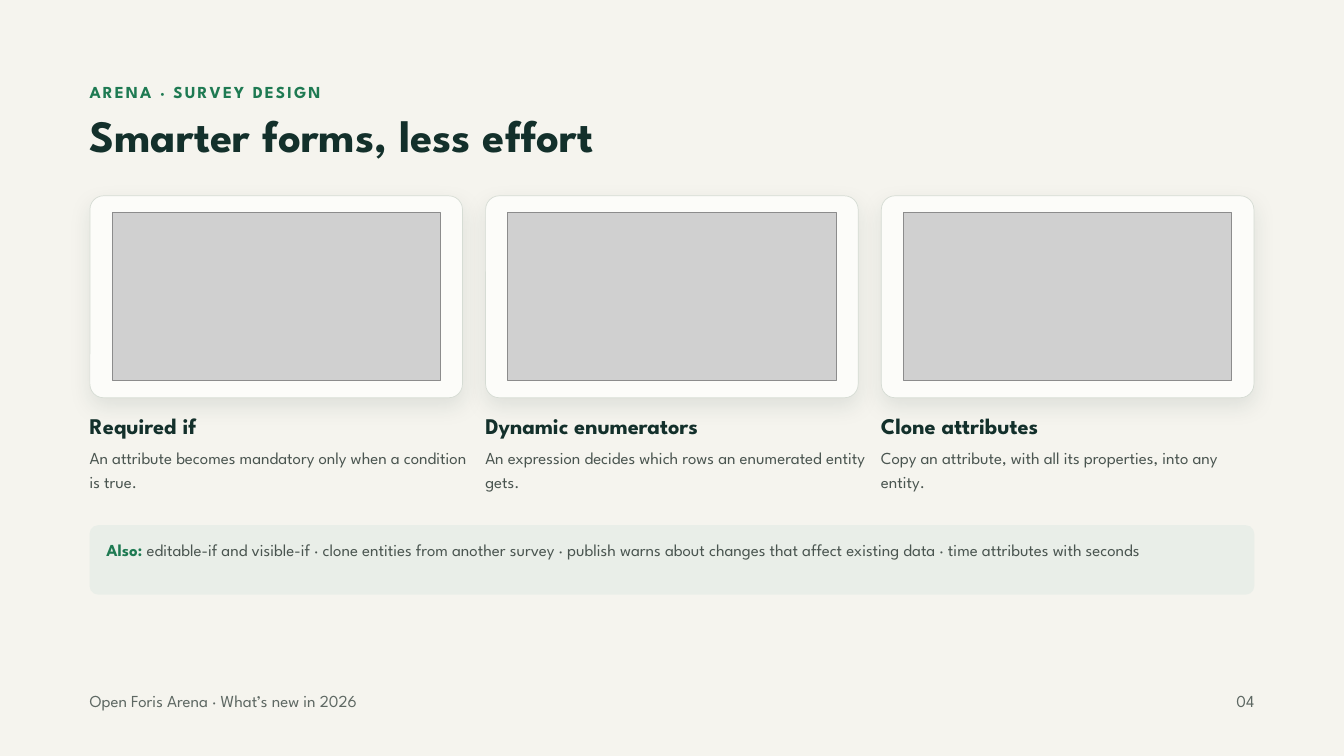
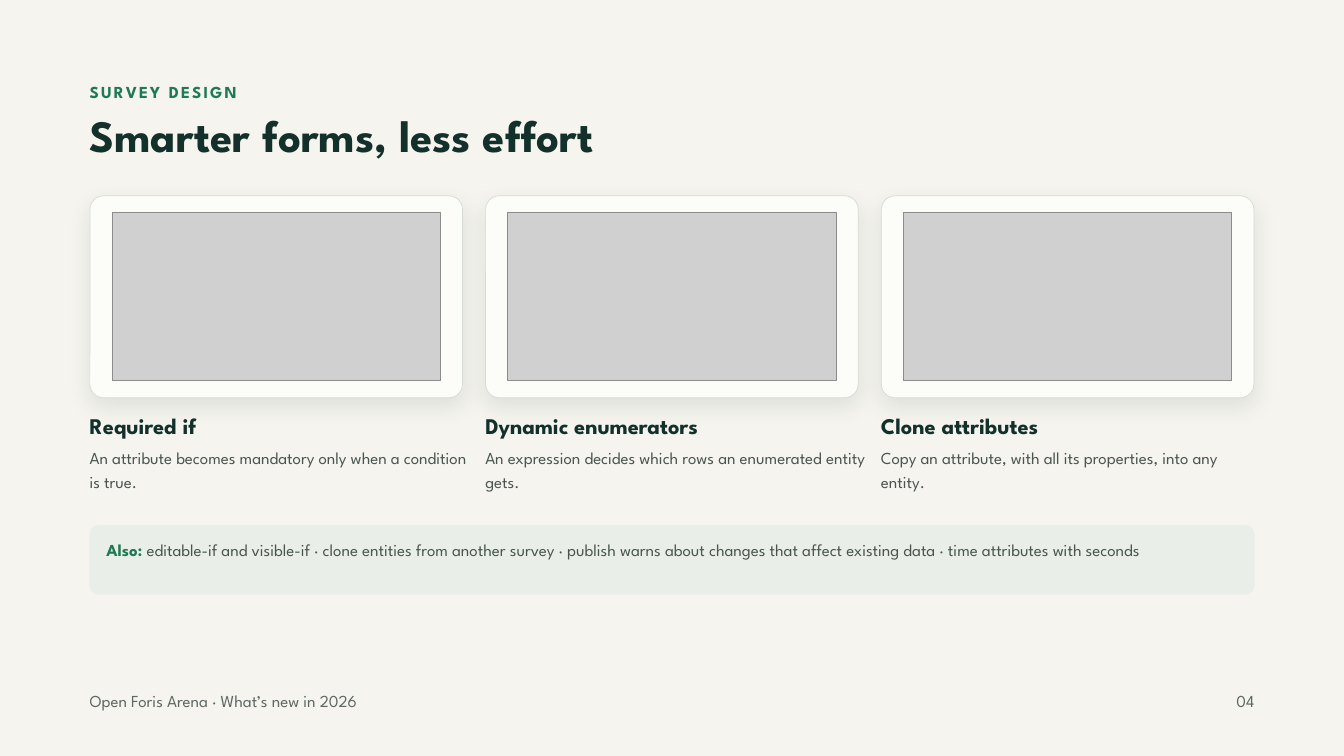
Before and after one commit to openforis/arena, a slide deck: slide 4 of docs/whats-new-2026/arena-whats-new-2026.pptx. Drawn at 1344x756 pixels with LibreOffice and Linux fonts; fonts in the diff are those of the drawing; grey boxes stand for pictures. Boxes give left, top, right and bottom in pixels: in the first picture for what was removed or moved away, otherwise in the second. Text is boxed around its words. In the diff, an @@ line names an element or a change of style, - is before the commit and + after.

Commit message:
Docs: What's new in 2026: deck aligned with the video, current Arena and Arena Mobile icons
- Deck (pptx and pdf): slides grouped by area like the video; new slides: sign in with Google and 2FA for everyone, preloaded map layers, position tracking, one AI slide; ODK import no longer beta; Data Explorer slide without the AI query; current Arena logo
- Video: current Arena Mobile icon

```diff
--- a/docs/whats-new-2026/arena-whats-new-2026.pptx
+++ b/docs/whats-new-2026/arena-whats-new-2026.pptx
@@ text at (90,86,237,98): text changed @@
-ARENA · SURVEY DESIGN
+SURVEY DESIGN
```
Also in this commit, not shown: 9 other slides changed, 4 slides added, 3 other files.
